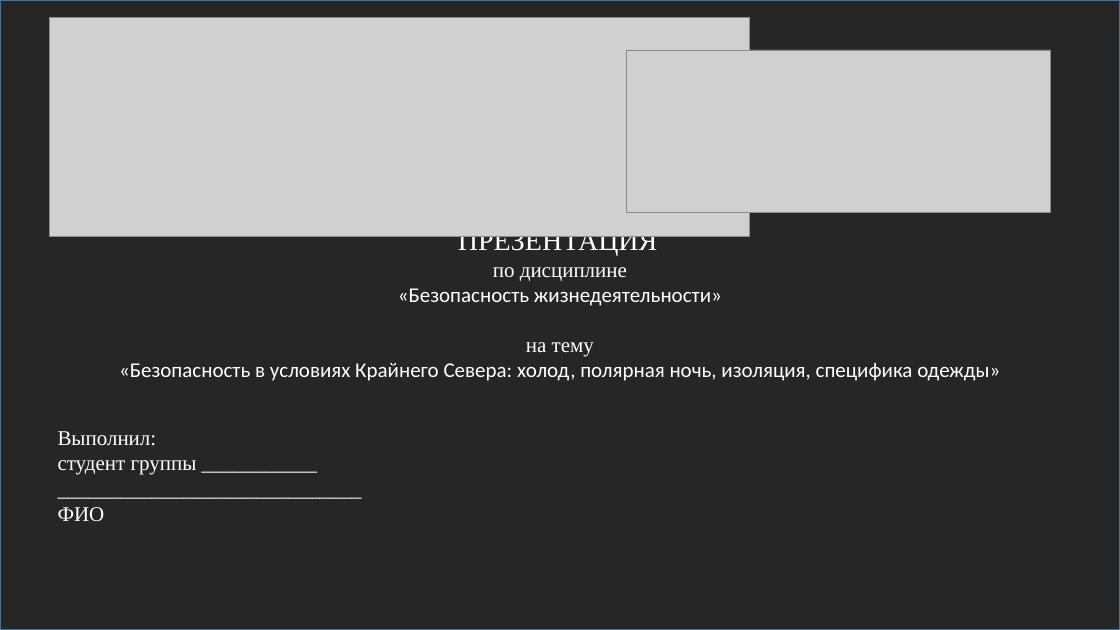
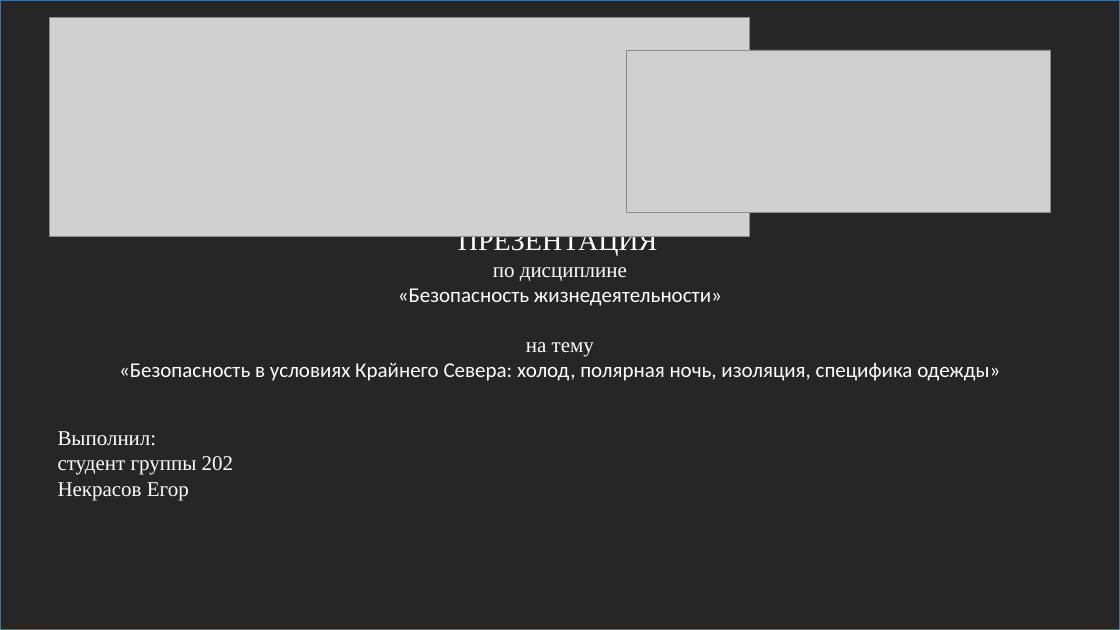
Before and after one commit to Goga288/the-rig, a slide deck: slide 1 of out/Безопасность_на_Крайнем_Севере.pptx. Drawn at 1120x630 pixels with LibreOffice and Linux fonts; fonts in the diff are those of the drawing; grey boxes stand for pictures. Boxes give left, top, right and bottom in pixels: in the first picture for what was removed or moved away, otherwise in the second. Text is boxed around its words. In the diff, an @@ line names an element or a change of style, - is before the commit and + after.

```diff
--- a/out/Безопасность_на_Крайнем_Севере.pptx
+++ b/out/Безопасность_на_Крайнем_Севере.pptx
@@ text at <box>58,456,233,500</box>: text changed @@
-студент группы ___________
-_____________________________
-ФИО
+студент группы 202
+Некрасов Егор
```
